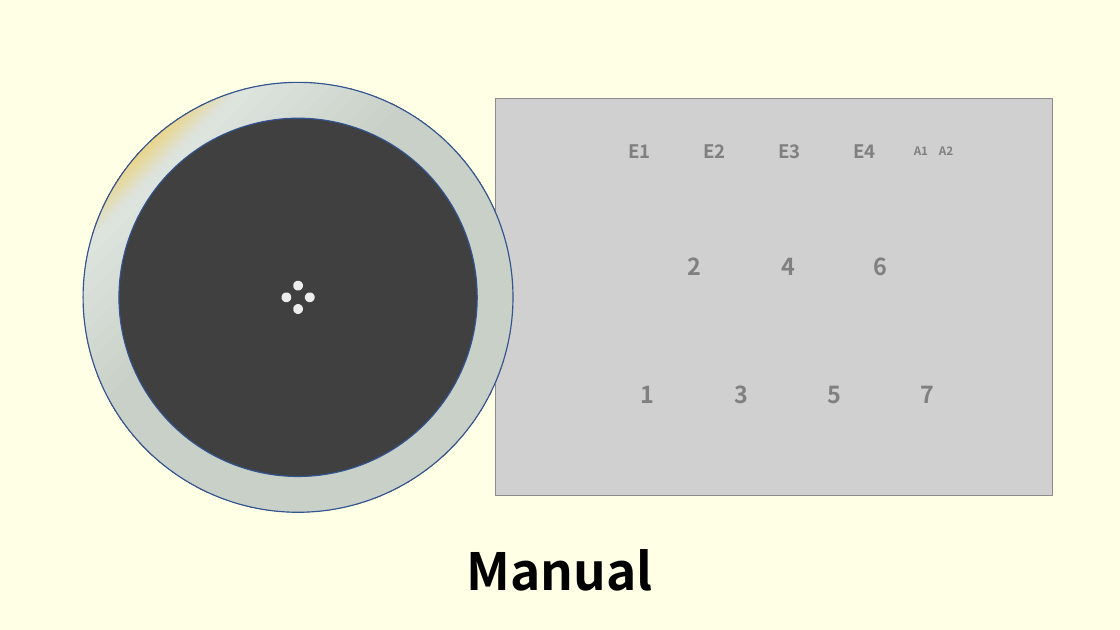
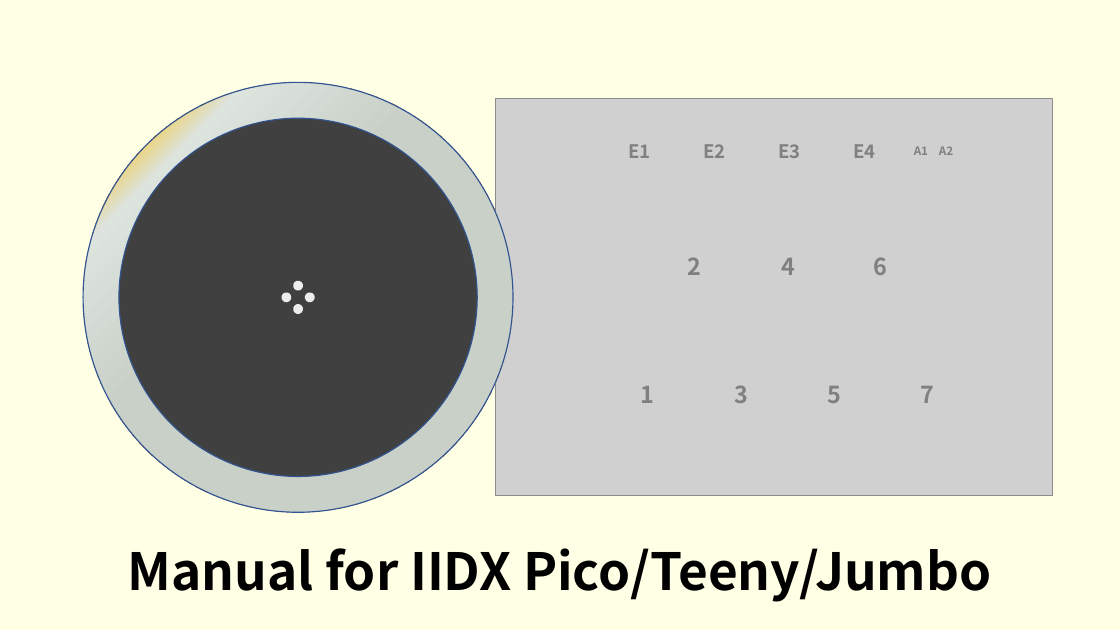
Before and after one commit to whowechina/iidx_pico, a slide deck: slide 1 of doc/Firmware_manual.pptx. Drawn at 1120x630 pixels with LibreOffice and Linux fonts; fonts in the diff are those of the drawing; grey boxes stand for pictures. Boxes give left, top, right and bottom in pixels: in the first picture for what was removed or moved away, otherwise in the second. Text is boxed around its words. In the diff, an @@ line names an element or a change of style, - is before the commit and + after.

Commit message:
Update manual

```diff
--- a/doc/Firmware_manual.pptx
+++ b/doc/Firmware_manual.pptx
@@ text at [128, 548, 992, 602]: text changed @@
-Manual
+Manual for IIDX Pico/Teeny/Jumbo
```
Also in this commit, not shown: 3 other slides changed, 1 other file.
